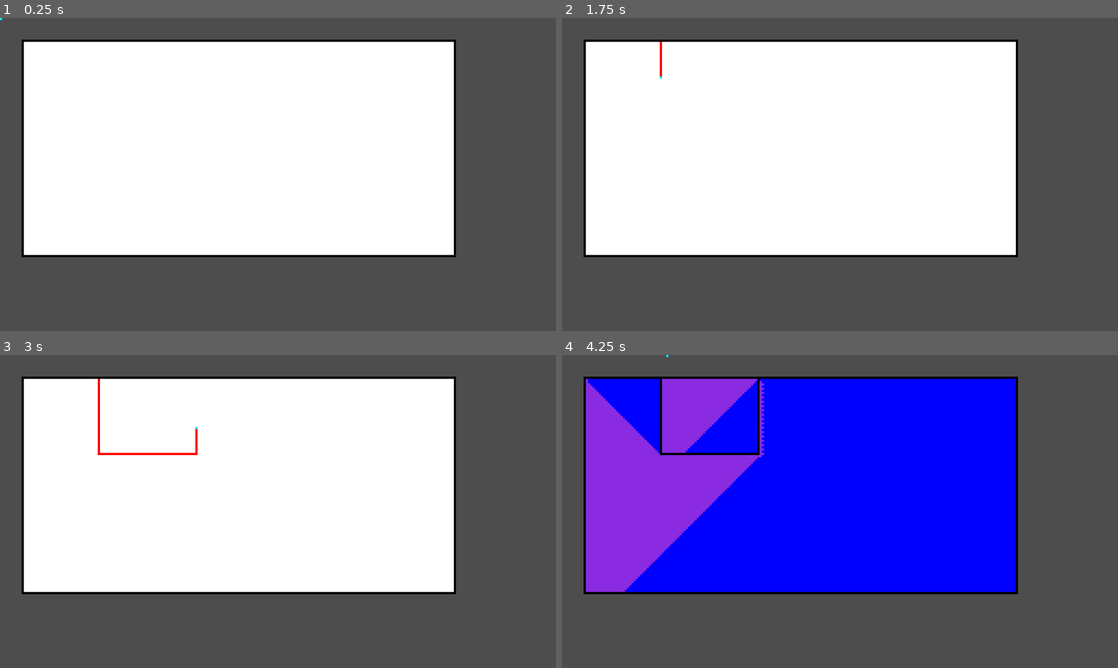
Above: before the commit, frames 1-4 (two rows, left to right).
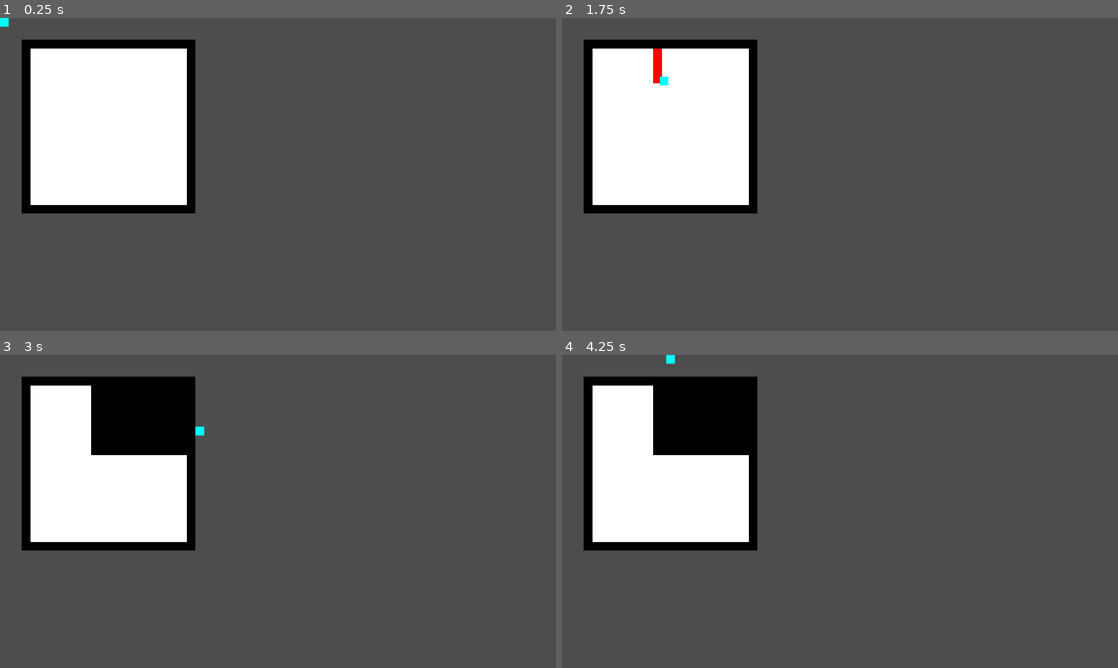
Above: after the commit, the same moments.

Repository: mfventura/xonix-replica
Game: Godot game, scene res://Gameboard.tscn
Same seed, same stepped clock (60 frames per second), same inputs: the game is played once before the commit and once after it.
Inputs:
- Up to frame 1 (0.25 s): no input
- Up to frame 2 (1.75 s): tap Enter at 0.5 s; hold Right (ui_right) 0.53-1.28 s; hold Down (ui_down) from 1.28 s (still down)
- Up to frame 3 (3 s): release Down (ui_down) at 2.03 s; hold Right (ui_right) 2.03-2.78 s; hold Up (ui_up) from 2.78 s (still down)
- Up to frame 4 (4.25 s): release Up (ui_up) at 3.53 s; hold Left (ui_left) from 3.53 s (still down)

The runs differ from the first frame. In frame 1, 40% of the frame differs, in the area x 0-82%, y 0-77%; in frame 2, 40%; in frame 3, 44%; in frame 4, 54%, in the area x 3-82%, y 0-77%.

Commit message:
flood fill

Diff:
--- a/Character.gd
+++ b/Character.gd
@@ -9,7 +9,6 @@
 	pass # Replace with function body.
 
 func get_input():
-	"""
 	velocity = Vector2()
 	if Input.is_action_pressed('ui_right'):
 		velocity.x += 1
@@ -20,9 +19,6 @@
 	elif Input.is_action_pressed('ui_up'):
 		velocity.y -= 1
 	velocity = velocity.normalized() * speed
-	"""
-	var input_direction = Input.get_vector("ui_left", "ui_right", "ui_up", "ui_down")
-	velocity = input_direction * speed
 
 # Called every frame. 'delta' is the elapsed time since the previous frame.
 func _process(delta):
@@ -37,3 +33,6 @@
 
 func _draw():
 	draw_rect(Rect2(position, Vector2(size,size)), Color.AQUA)
+
+func isMoving():
+	return velocity.normalized() != Vector2.ZERO
--- a/Gameboard.gd
+++ b/Gameboard.gd
@@ -1,23 +1,32 @@
 extends Node2D
 
 
-var size : float = 5
-var width: float = 200
-var height: float = 100
+var size : float = 20
+var width: float = 20
+var height: float = 20
 var offset = 50
 
 @export var char : CharacterBody2D
 
 var boardData = []
-var floodCells = []
+var floodFill = []
+var fillCells = []
 
 # Called when the node enters the scene tree for the first time.
 func _ready():
 	print("Ready")
 	_buildBoard()
+	char.set_size(size)
+
+func restart():
+	_buildBoard()
+	queue_redraw()
 
 
 func _buildBoard():
+	boardData = []
+	floodFill = []
+	fillCells = []
 	for x in width:
 		var row = []
 		for y in height:
@@ -29,65 +38,115 @@
 		boardData.append(row)
 
 
-
 # Called every frame. 'delta' is the elapsed time since the previous frame.
 func _process(delta):
 	pass
 
 func _physics_process(delta):
-	var x = int(char.position.x - offset)/5;
-	var y = int(char.position.y - offset)/5;
+	var x = int(char.position.x - offset)/size;
+	var y = int(char.position.y - offset)/size;
 	if(x >= 0 && x < width && y >= 0 && y < height):
-		var cell = boardData[x][y];
-		if(cell.val != -1 && cell.val != 1):
+		var cell = boardData[x][y]
+		if(cell.val == 0):
 			var row = boardData[x]
 			cell.val = -1
 			row[y] = cell
 			boardData[x] = row
-			#floodfill array
-			floodCells.append(cell)
+			fillCells.append(cell)
 			queue_redraw()
 		elif(cell.val == 1):
 			floodfill()
+		elif(cell.val == -1):
+			var lastCell = fillCells.back()
+			if(lastCell.x != cell.x || cell.y != lastCell.y):
+				restart()
 	else:
 		floodfill()
 
 func floodfill():
-	if(floodCells.size() > 0):
-		for cell in floodCells:
-			var x = int(cell.x - offset)/5
-			var y = int(cell.y - offset)/5
+	if(fillCells.size() > 0):
+		for cell in fillCells:
+			var x = int(cell.x - offset)/size
+			var y = int(cell.y - offset)/size
 			boardData[x][y].val = 1
-		var lastCell = floodCells[floodCells.size()-1]
-		print(lastCell)
-		floodCells.clear()
-		print(lastCell)
+		var lastCell = fillCells[fillCells.size()-1]
+		fillCells.clear()
 		queue_redraw()
+
 		flood_fill(lastCell)
 
-var floodQ = []
+func flood_fill(lastCell):
+	var x = int(lastCell.x - offset)/size
+	var y = int(lastCell.y - offset)/size
+	var sides = []
+	if((y+1 > 0 && y+1 < height) && boardData[x][y+1].val == 0):
+		print("Abajo")
+		sides.append(boardData[x][y+1])
+	if((y-1 > 0 && y-1 < height) && boardData[x][y-1].val == 0):
+		print("Arriba")
+		sides.append(boardData[x][y-1])
+	if((x-1 > 0 && x-1 < width) && boardData[x-1][y].val == 0):
+		print("Izquierda")
+		sides.append(boardData[x-1][y])
+	if((x+1 > 0 && x+1 < width) && boardData[x+1][y].val == 0):
+		print("Derecha")
+		sides.append(boardData[x+1][y])
+	if(sides.size() == 2):
+		print(sides[0])
+		print(sides[1])
+		var side1 = []
+		var side2 = []
+		#Aplicar flood_fill a los dos lados
+		calculate_area_flood_fill(sides[0], side1)
+		calculate_area_flood_fill(sides[1], side2)
+		print("------------------------------------------------------")
+		print(side1.size())
+		print(side2.size())
+		print("------------------------------------------------------")
+		if(side1.size() <= side2.size()):
+			for cell in side1:
+				x = int((cell.x - offset)/size)
+				y = int((cell.y - offset)/size)
+				boardData[x][y].val = 1
+			for cell in side2:
+				x = int((cell.x - offset)/size)
+				y = int((cell.y - offset)/size)
+				boardData[x][y].val = 0
+		else:
+			for cell in side2:
+				x = int((cell.x - offset)/size)
+				y = int((cell.y - offset)/size)
+				boardData[x][y].val = 1
+			for cell in side1:
+				x = int((cell.x - offset)/size)
+				y = int((cell.y - offset)/size)
+				boardData[x][y].val = 0
+		queue_redraw()
 
-func flood_fill_arr(arr):
-	pass
+func calculate_area_flood_fill(node, arr):
+	var floodQ = []
+	floodQ.append(node)
+	arr.append(node)
 
-func flood_fill(cell):
-	if(cell.val != 0):
-		pass
-	floodQ.append(cell)
 	for floodCell in floodQ:
 		var w = floodCell
 		var e = floodCell
-
+		var x = int((floodCell.x-offset)/size)
+		var y = int((floodCell.y-offset)/size)
+		if(floodCell.val == 0):
+			arr.append(floodCell)
+			boardData[x][y].val = 2
 		var wStop = false
 		var eStop = false
 		while !wStop:
-			var x = int((w.x-offset)/5)-1
-			var y = int((w.y-offset)/5)
+			x = int((w.x-offset)/size)-1
+			y = int((w.y-offset)/size)
 			if(x <= 0):
 				wStop = true
 			else:
 				var leftCell = boardData[x][y]
 				if(leftCell.val == 0):
+					arr.append(leftCell)
 					boardData[x][y].val = 2
 					if(y-1 >= 0):
 						floodQ.append(boardData[x][y-1])
@@ -96,15 +155,17 @@
 					w = leftCell
 				else:
 					wStop = true
+
 		while !eStop:
-			var x = int((e.x-offset)/5)+1
-			var y = int((e.y-offset)/5)
+			x = int((e.x-offset)/size)+1
+			y = int((e.y-offset)/size)
 			if(x >= width):
 				eStop = true
 			else:
 				var rightCell = boardData[x][y]
 				if(rightCell.val == 0):
-					boardData[x][y].val = -2
+					arr.append(rightCell)
+					boardData[x][y].val = 2
 					if(y-1 >= 0):
 						floodQ.append(boardData[x][y-1])
 					if(y+1 < height):
@@ -112,27 +173,6 @@
 					e = rightCell
 				else:
 					eStop = true
-		queue_redraw()
-
-	#    Flood-fill (node, target-color, replacement-color):
-	"""
-	1. Asignar Q a una cola vacía.
-	2. Si el color de node no es target-color, retornar.
-	3. Agregar node a Q.
-	4. Para cada elemento n de Q:
-	5. Si el color de n es target-color:
-	6. Asignar w y e iguales a n.
-	7. Mover w a la izquierda hasta que el color del nodo a la izquierda de w ya no coincida con target-color.
-	8. Mover e a la derecha hasta que el color del nodo a la derecha de e ya no coincida con target-color.
-	9. Asignar el color de los nodos entre w y e a replacement-color.
-
-	10. Para cada nodo n entre w y e:
-	11. Si el color del nodo arriba de n es target-color, agregar ese nodo a Q.
-	Si el color del nodo debajo de n es target-color, agregar ese nodo a Q.
-	12. Continuar el bucle hasta que Q quede vacía.
-	13. Retornar.
-	"""
-	pass
 
 func _draw():
 	for row in boardData:
@@ -142,9 +182,7 @@
 				color = Color.RED
 			elif (cell.val== 1):
 				color = Color.BLACK
-			elif (cell.val == -2):
-				color = Color.BLUE
-			elif (cell.val == 2):
-				color = Color.BLUE_VIOLET
+			elif(cell.val == 2):
+				color = Color.AQUA
 			var rect = Rect2(cell.x, cell.y , size, size)
 			draw_rect(rect, color, true)
